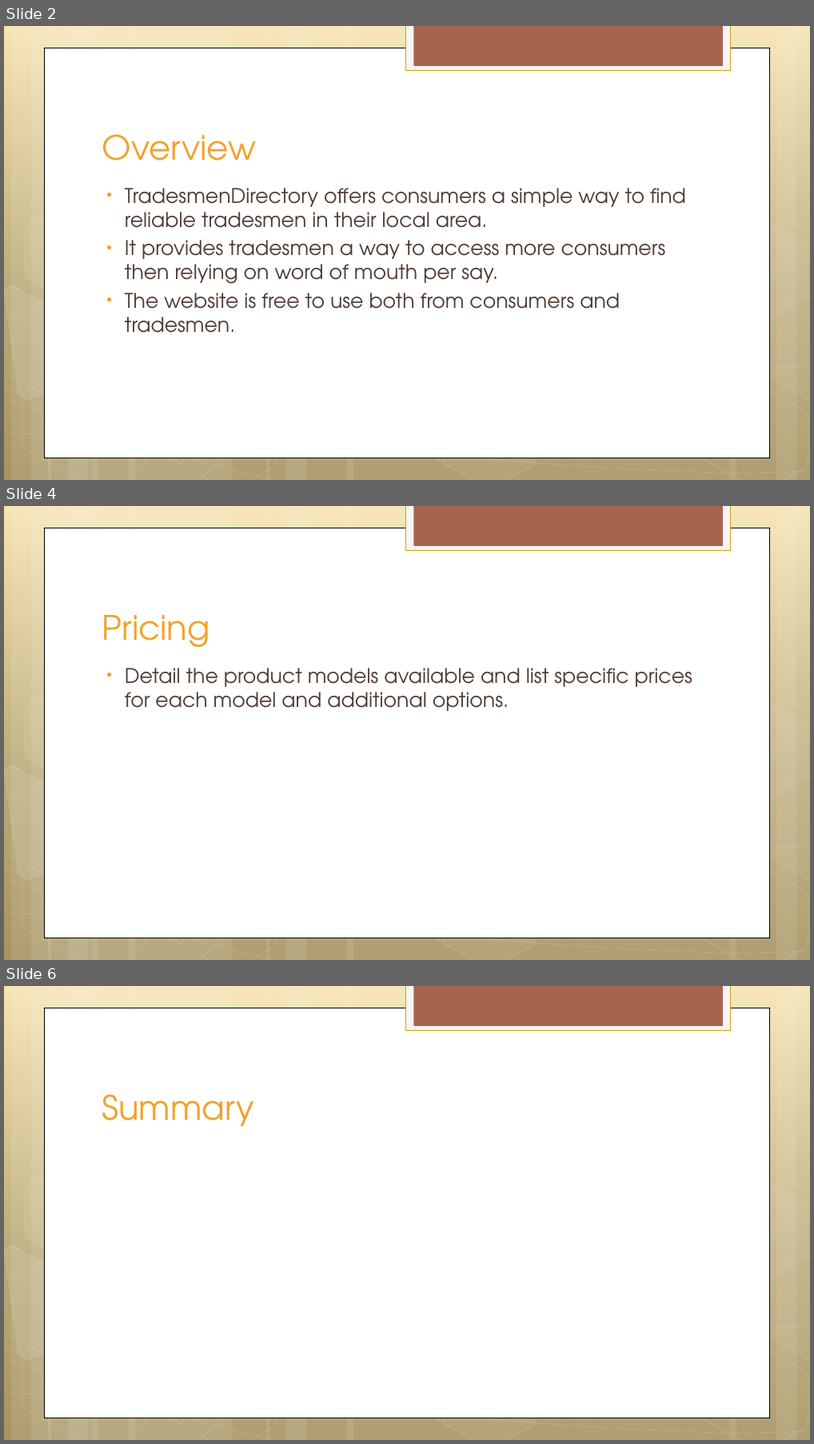
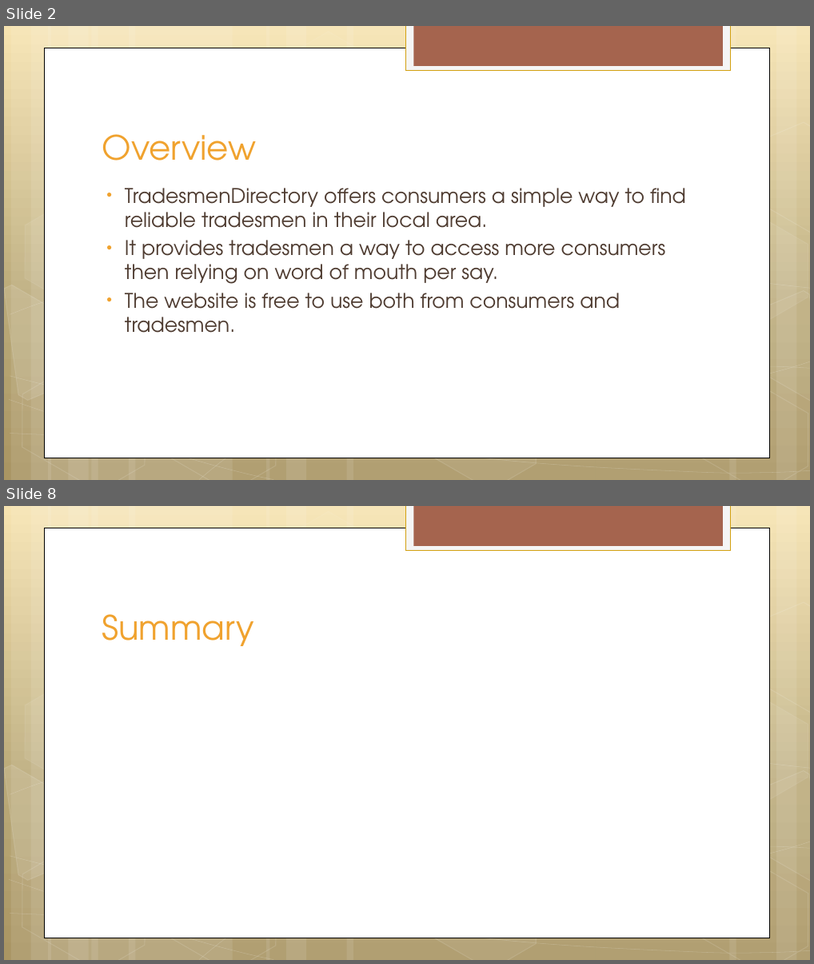
Before and after one commit to MehreenMalik/TradesmenDirectory, a slide deck: TradesmenDirectory.pptx. Shown one above the other, each under a label of ours: slides 2, 4 and 6 before the commit, slides 2 and 8 after it; the slides between them are not shown. The pictures are 814x1444 and 814x964 pixels, drawn with LibreOffice and Linux fonts; fonts in the diff are those of the drawing. Boxes give left, top, right and bottom in pixels: in the first picture for what was removed or moved away, otherwise in the second. Text is boxed around its words. In the diff, an @@ line names an element or a change of style, - is before the commit and + after.

Commit message:
Added in a user profile screenshot and some text.

```diff
--- a/TradesmenDirectory.pptx
+++ b/TradesmenDirectory.pptx
@@ slide 4 removed at bbox=[4, 506, 810, 960], background gradient #F6E4B0 to #BAA878 to #A99764; not listed: 30 template elements that a slide beside it also shows @@
@@ title removed at bbox=[102, 615, 210, 647] @@
-Pricing
@@ text removed at bbox=[125, 668, 693, 711] @@
-• Detail the product models available and list specific prices for each model and additional options.
@@ what was slide 6 is now slide 8 @@
```
Also in this commit, not shown: 1 slide changed, 4 slides added, 1 other slide removed.
